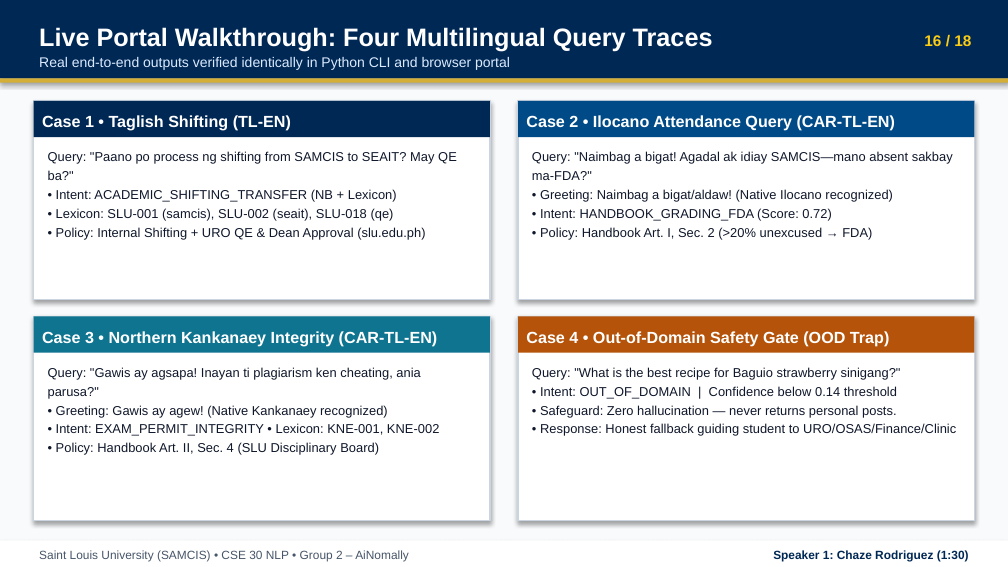
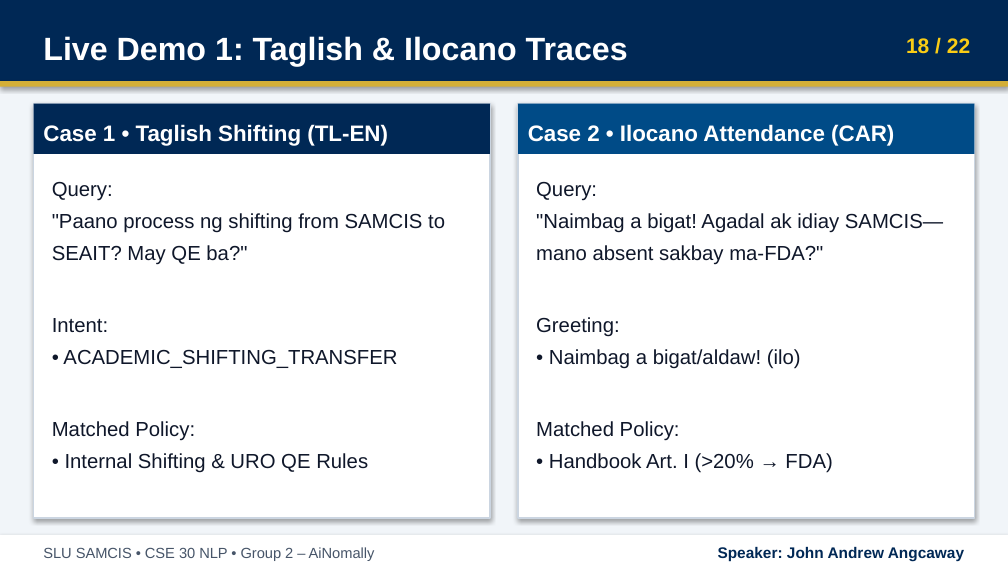
Before and after one commit to ChazeRodriguez/slu-egovernance-chatbot-car-lexicon, a slide deck: slide 18 of presentation/Group2_AiNomally_CSE30_Deck.pptx (slide 16 before the commit). Drawn at 1008x567 pixels with LibreOffice and Linux fonts; fonts in the diff are those of the drawing. Boxes give left, top, right and bottom in pixels: in the first picture for what was removed or moved away, otherwise in the second. Text is boxed around its words. In the diff, an @@ line names an element or a change of style, - is before the commit and + after.

```diff
--- a/presentation/Group2_AiNomally_CSE30_Deck.pptx
+++ b/presentation/Group2_AiNomally_CSE30_Deck.pptx
@@ background #F8FAFC to #F1F5F9 @@
@@ text "Live Demo 1: Taglish & ..." at <box>43,36,628,66</box>: vertical alignment top to middle @@
@@ text removed at <box>39,57,510,70</box> @@
-Real end-to-end outputs verified identically in Python CLI and browser portal
@@ text at <box>43,36,628,66</box>: text changed; size 18 to 23 pt @@
-Live Portal Walkthrough: Four Multilingual Query Traces
+Live Demo 1: Taglish & Ilocano Traces
@@ text at <box>906,38,970,54</box>: text changed; size 11 to 15 pt @@
-16 / 18
+18 / 22
@@ rectangle: place and size @@
-rectangle at <box>0,79,1008,83</box>
+rectangle at <box>0,82,1008,88</box>
@@ rectangle "Case 1 • Taglish Shifting ...": place and size @@
-rectangle "Case 1 • Taglish Shifting ..." at <box>33,101,490,137</box>
+rectangle "Case 1 • Taglish Shifting ..." at <box>33,104,490,154</box>
@@ rectangle "Case 1 • Taglish Shifting ..." at <box>33,104,490,154</box>: size 11.5 to 16 pt; line spacing 1.25 to 1.28 @@
@@ rectangle removed at <box>33,101,490,299</box> @@
@@ rectangle added at <box>33,104,490,518</box>, fill #FFFFFF, outline #CBD5E1 1.25 pt @@
@@ rectangle "Case 2 • Ilocano Attendance ...": place and size @@
-rectangle "Case 2 • Ilocano Attendance ..." at <box>518,101,975,137</box>
+rectangle "Case 2 • Ilocano Attendance ..." at <box>518,104,975,154</box>
@@ rectangle removed at <box>518,101,975,299</box> @@
@@ rectangle added at <box>518,104,975,518</box>, fill #FFFFFF, outline #CBD5E1 1.25 pt @@
@@ text in rectangle at <box>528,124,894,146</box>: text changed; size 11.5 to 16 pt @@
-Case 2 • Ilocano Attendance Query (CAR-TL-EN)
+Case 2 • Ilocano Attendance (CAR)
@@ text at <box>52,182,445,473</box>: text changed; size 9.2 to 14.5 pt @@
-Query: "Paano po process ng shifting from SAMCIS to SEAIT? May QE ba?"
-• Intent: ACADEMIC_SHIFTING_TRANSFER (NB + Lexicon)
-• Lexicon: SLU-001 (samcis), SLU-002 (seait), SLU-018 (qe)
-• Policy: Internal Shifting + URO QE & Dean Approval (slu.edu.ph)
+Query:
+"Paano process ng shifting from SAMCIS to SEAIT? May QE ba?"
+Intent:
+• ACADEMIC_SHIFTING_TRANSFER
+Matched Policy:
+• Internal Shifting & URO QE Rules
@@ text at <box>536,182,943,473</box>: text changed; size 9.2 to 14.5 pt @@
-Query: "Naimbag a bigat! Agadal ak idiay SAMCIS—mano absent sakbay ma-FDA?"
-• Greeting: Naimbag a bigat/aldaw! (Native Ilocano recognized)
-• Intent: HANDBOOK_GRADING_FDA (Score: 0.72)
-• Policy: Handbook Art. I, Sec. 2 (>20% unexcused → FDA)
+Query:
+"Naimbag a bigat! Agadal ak idiay SAMCIS—mano absent sakbay ma-FDA?"
+Greeting:
+• Naimbag a bigat/aldaw! (ilo)
+Matched Policy:
+• Handbook Art. I (>20% → FDA)
@@ rectangle removed at <box>33,317,490,521</box> @@
@@ rectangle removed at <box>33,317,490,353</box> @@
-Case 3 • Northern Kankanaey Integrity (CAR-TL-EN)
@@ rectangle removed at <box>518,317,975,521</box> @@
@@ rectangle removed at <box>518,317,975,353</box> @@
-Case 4 • Out-of-Domain Safety Gate (OOD Trap)
@@ text removed at <box>48,367,439,455</box> @@
-Query: "Gawis ay agsapa! Inayan ti plagiarism ken cheating, ania parusa?"
-• Greeting: Gawis ay agew! (Native Kankanaey recognized)
-• Intent: EXAM_PERMIT_INTEGRITY • Lexicon: KNE-001, KNE-002
-• Policy: Handbook Art. II, Sec. 4 (SLU Disciplinary Board)
@@ text removed at <box>532,367,956,436</box> @@
-Query: "What is the best recipe for Baguio strawberry sinigang?"
-• Intent: OUT_OF_DOMAIN | Confidence below 0.14 threshold
-• Safeguard: Zero hallucination — never returns personal posts.
-• Response: Honest fallback guiding student to URO/OSAS/Finance/Clinic
@@ rectangle: place and size @@
-rectangle at <box>0,540,1008,566</box>
+rectangle at <box>0,535,1008,567</box>
@@ text at <box>43,547,375,561</box>: text changed; size 8.5 to 10.5 pt @@
-Saint Louis University (SAMCIS) • CSE 30 NLP • Group 2 – AiNomally
+SLU SAMCIS • CSE 30 NLP • Group 2 – AiNomally
@@ text added at <box>718,547,964,562</box>, 11 pt, text #002855, bold @@
+Speaker: John Andrew Angcaway
@@ text removed at <box>773,550,969,562</box> @@
-Speaker 1: Chaze Rodriguez (1:30)
```
Also in this commit, not shown: 15 other slides changed, 6 slides added, 2 slides removed, 8 other files.
